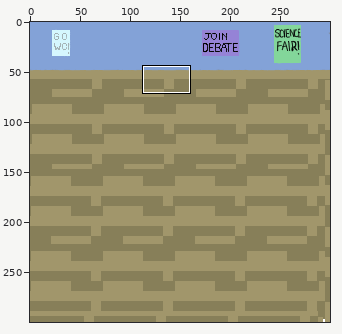
Sprite sheet: elizabethBackground.png. The picture above shows the old version from afar; the outline marks the close-up.
Close-up. Before the commit:
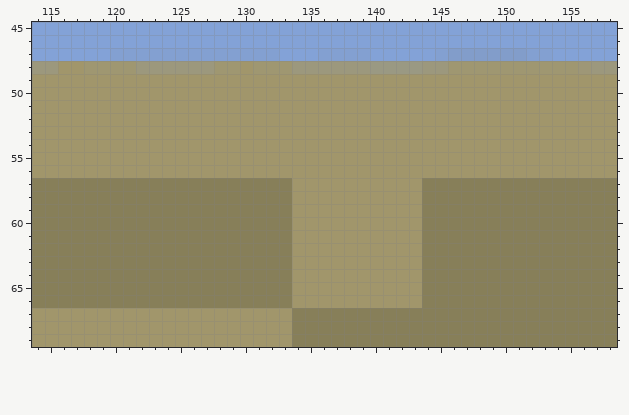
The file is 300x300 pixels. Colours within 5 levels of each other are drawn and written as one. Shown: x 114..158, y 45..69.
The result:
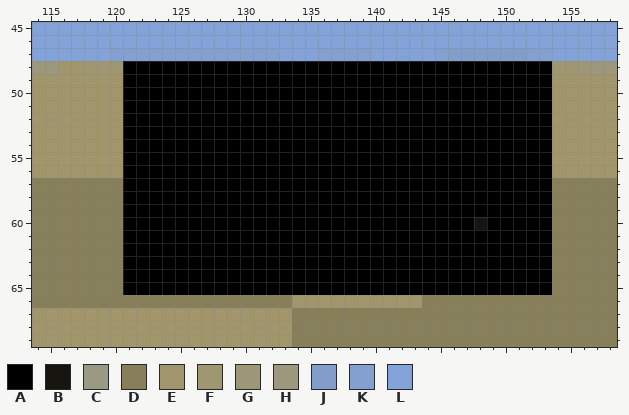
Palette (. is transparent): A #000000  B #16150f  C #9a9983  D #877f59  E #a1966b  F #9f9771  G #9e9777  H #9c987d  J #829dca  K #83a0d1  L #83a2d7
What changed:
Colour C gives way to colour A in row 48 at x 140 to 143.
Colour D gives way to colour A in rows 57 to 59 at x 121 to 133 and 144 to 153; in row 60 at x 121 to 133, 144 to 147 and 149 to 153; in rows 61 to 65 at x 121 to 133 and 144 to 153.
Colour E gives way to colour A in row 48 at x 130; in rows 49 to 56 at x 121 to 153; in rows 57 to 65 at x 134 to 143.
Colour F gives way to colour A in row 48 at x 121, 128 to 129, 131 to 133 and 146 to 153.
Colour H gives way to colour A in row 48 at x 122 to 127, 134 to 139 and 144 to 145.
Colour D gives way to colour B in row 60 at x 148.
